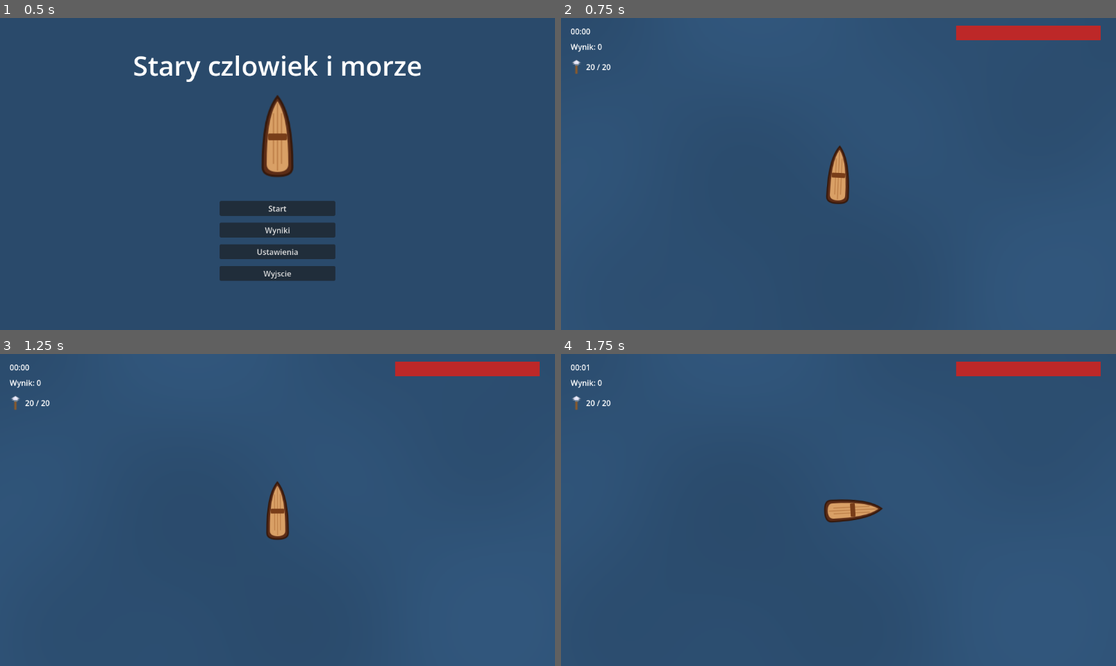
Above: before the commit, frames 1-4 (two rows, left to right).
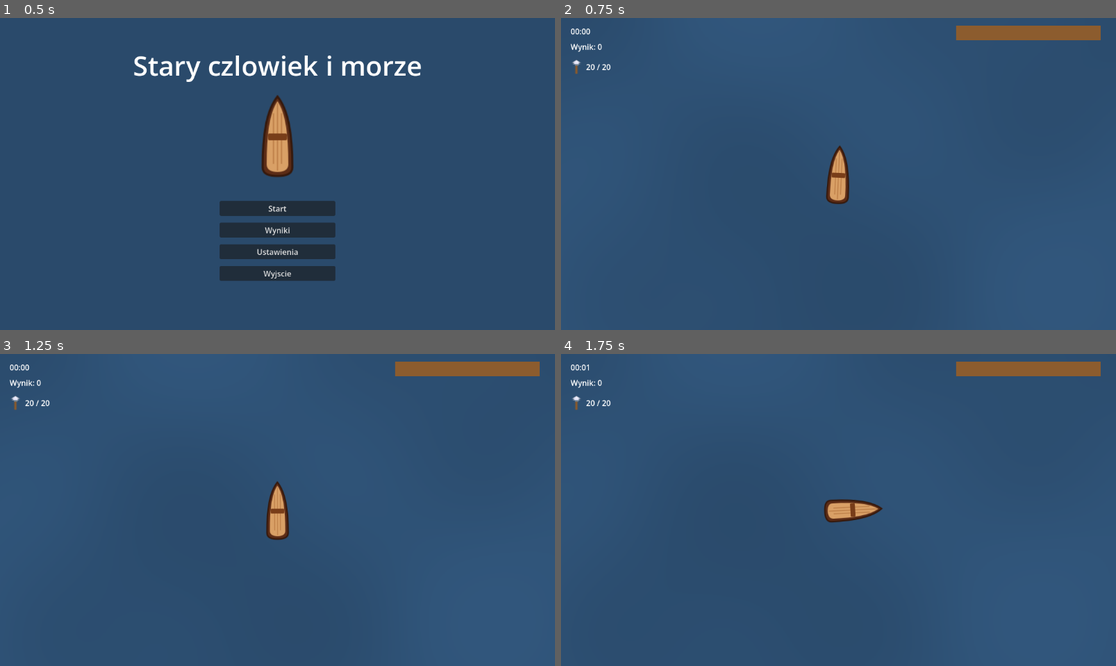
Above: after the commit, the same moments.

Repository: stap1/SCIM
Game: Godot game, scene res://scenes/MainMenu.tscn
Same seed, same stepped clock (60 frames per second), same inputs: the game is played once before the commit and once after it. The engine's default icon, where the game draws it, is replaced by a stand-in: a white triangle on a blue panel in a dark square.
Inputs (mouse positions are in pixels of both pictures, inside the frame that each line leads up to):
- Up to frame 1 (0.5 s): no input
- Up to frame 2 (0.75 s): click "Start" at 0.5 s
- Up to frame 3 (1.25 s): no input
- Up to frame 4 (1.75 s): tap Enter at 1.25 s; move the mouse to (960, 494) at 1.27 s; hold Right from 1.28 s (still down); hold Shift from 1.28 s (still down); click (960, 494) at 1.42 s

Frame 1 is identical in both runs. In frame 2, 1.2% of the frame differs, in the area x 71-98%, y 2-8%; in frame 3, 1.2%; in frame 4, 1.2%.

Commit message:
@ #4c: pasek HP jako spekany kadlub
Czysta funkcja hud.hull_stage(HP, max, stages): HP% -> etap zniszczenia
(0=caly, 4=roztrzaskany), do doboru klatki hull_hp_<stage>. HUD koloruje
wypelnienie wg etapu (drewno -> czerwien) jako placeholder do czasu artu.
HUD nadal read-only (regresja #4). Klatki hull_hp_0..4 dopisane do ASSETS_GFX.md.

Co-Authored-By: Claude Opus 4.8 <noreply@anthropic.com>

Diff:
--- a/scripts/ui/hud.gd
+++ b/scripts/ui/hud.gd
@@ -7,6 +7,13 @@
 @onready var time_label: Label = $TimeLabel
 @onready var score_label: Label = $ScoreLabel
 @onready var boss_warning: Label = get_node_or_null("BossWarning")
+
+# Pasek HP jako drewniany kadlub: im nizsze HP, tym bardziej "spekany" (etap 0 = caly).
+# Docelowo etap -> klatka hull_hp_<stage>.png; do czasu artu placeholder = barwa wypelnienia.
+const HULL_STAGES: int = 5
+const HULL_HEALTHY := Color(0.55, 0.36, 0.18)  # zdrowe drewno
+const HULL_CRITICAL := Color(0.66, 0.13, 0.10)  # roztrzaskany - czerwien alarmu
+var _hull_fill: StyleBoxFlat
 
 func _ready() -> void:
 	GameState.health_changed.connect(_on_health_changed)
@@ -19,13 +26,24 @@
 	# Inicjalizacja z aktualnego stanu (niezalezna od kolejnosci _ready scen).
 	if health_bar:
 		health_bar.max_value = GameState.max_health
+		# Wlasna kopia wypelnienia - barwa "kadluba" zmieniana wg etapu zniszczenia.
+		var fill := health_bar.get_theme_stylebox("fill")
+		if fill:
+			_hull_fill = fill.duplicate()
+			health_bar.add_theme_stylebox_override("fill", _hull_fill)
 	_on_health_changed(GameState.health)
 	_on_time_changed(GameState.time)
 	_on_score_changed(GameState.score)
 
 func _on_health_changed(new_health: float) -> void:
-	if health_bar:
-		health_bar.value = new_health
+	if health_bar == null:
+		return
+	health_bar.value = new_health
+	# Etap zniszczenia kadluba -> barwa wypelnienia (placeholder do czasu klatek artu).
+	if _hull_fill:
+		var stage := hull_stage(new_health, health_bar.max_value, HULL_STAGES)
+		var t := float(stage) / float(HULL_STAGES - 1)
+		_hull_fill.bg_color = HULL_HEALTHY.lerp(HULL_CRITICAL, t)
 
 func _on_time_changed(new_time: float) -> void:
 	if time_label:
@@ -43,6 +61,15 @@
 	if is_instance_valid(boss_warning):
 		boss_warning.hide()
 
+# Czysta funkcja: etap zniszczenia kadluba wg HP (0 = caly, stages-1 = roztrzaskany).
+# Etap 0 = 80-100% HP, kolejne co ~20%; uzywane do doboru klatki hull_hp_<stage>.
+static func hull_stage(health: float, max_health: float, stages: int) -> int:
+	if max_health <= 0.0 or stages <= 1:
+		return 0
+	var frac := clampf(health / max_health, 0.0, 1.0)
+	var stage := int((1.0 - frac) * float(stages))
+	return clampi(stage, 0, stages - 1)
+
 # Czysta funkcja: sekundy -> "mm:ss". format_time(75.0) == "01:15".
 static func format_time(seconds: float) -> String:
 	var total := int(seconds)
--- /dev/null
+++ b/test/test_hull_bar.gd
@@ -0,0 +1,33 @@
+extends GutTest
+
+# #4c: pasek HP jako spekany kadlub. Czysta funkcja hull_stage mapuje HP% na etap
+# zniszczenia (0 = caly, stages-1 = roztrzaskany) - dobor klatki hull_hp_<stage>.
+
+const HudScript := preload("res://scripts/ui/hud.gd")
+
+func test_full_health_stage_zero() -> void:
+	assert_eq(HudScript.hull_stage(100.0, 100.0, 5), 0, "pelne HP -> kadlub caly (etap 0)")
+
+func test_empty_health_max_stage() -> void:
+	assert_eq(HudScript.hull_stage(0.0, 100.0, 5), 4, "0 HP -> najbardziej spekany (etap 4)")
+
+func test_stage_thresholds() -> void:
+	assert_eq(HudScript.hull_stage(85.0, 100.0, 5), 0, "85% -> etap 0")
+	assert_eq(HudScript.hull_stage(70.0, 100.0, 5), 1, "70% -> etap 1")
+	assert_eq(HudScript.hull_stage(50.0, 100.0, 5), 2, "50% -> etap 2")
+	assert_eq(HudScript.hull_stage(30.0, 100.0, 5), 3, "30% -> etap 3")
+	assert_eq(HudScript.hull_stage(10.0, 100.0, 5), 4, "10% -> etap 4")
+
+func test_stage_monotonic_non_decreasing() -> void:
+	var prev := 0
+	for hp in range(100, -1, -1):
+		var s: int = HudScript.hull_stage(float(hp), 100.0, 5)
+		assert_true(s >= prev, "etap nie maleje gdy HP spada (hp=%d)" % hp)
+		prev = s
+
+func test_guards() -> void:
+	assert_eq(HudScript.hull_stage(50.0, 0.0, 5), 0, "max=0 -> etap 0 (guard dzielenia)")
+	assert_eq(HudScript.hull_stage(50.0, 100.0, 1), 0, "stages<=1 -> etap 0 (guard)")
+
+func test_overheal_clamps_to_zero() -> void:
+	assert_eq(HudScript.hull_stage(150.0, 100.0, 5), 0, "HP > max -> etap 0 (clamp)")
Not shown, added: test/test_hull_bar.gd.uid
Not shown, changed: ASSETS_GFX.md
